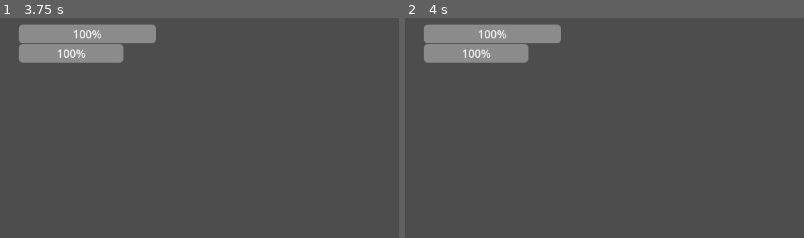
Above: before the commit, frames 1-2 (left to right).
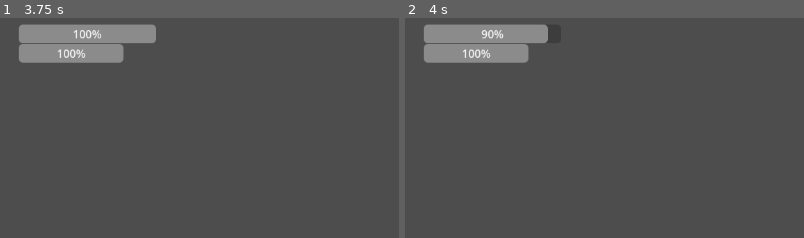
Above: after the commit, the same moments.

Repository: dsivodhamen-cmd/RunTheFade
Game: Godot game, scene res://scenes/game.tscn
Same seed, same stepped clock (60 frames per second), same inputs: the game is played once before the commit and once after it.
Inputs:
- Up to frame 1 (3.75 s): tap Enter at 0.5 s; hold D (p1_right) 0.53-2.03 s; tap X (p1_heavy_attack, bound only after the commit) at 0.6 s; tap W (p1_up) at 0.77, 1.52, 3.02 s; tap R (p1_heavy_attack, bound only before the commit) at 0.8, 1.35 s; tap C (p1_light_attack, bound only after the commit) at 1.55, 2.1 s; hold A (p1_left) 2.03-2.78 s; tap E (p1_light_attack, bound only before the commit) at 2.3, 2.85 s; hold D (p1_right) from 2.78 s (still down); tap K (p2_down) at 3.05 s; hold K (p2_down) from 3.53 s (still down)
- Up to frame 2 (4 s): keep holding D (p1_right); keep holding K (p2_down); tap W (p1_up) at 3.77 s; tap M (p2_heavy_attack, bound only after the commit) at 3.8 s
The pictures show only the part of the screen within x 0-50%, y 0-50%; the shares and areas given below are measured in that part.

Frame 1 is identical in both runs. In frame 2, 0.5% of the frame differs, in the area x 18-40%, y 2-12%.

Commit message:
Coded all different heavy and light attacks (no diffs between them rn)

Diff:
--- a/run-the-fade/project.godot
+++ b/run-the-fade/project.godot
@@ -59,22 +59,22 @@
 }
 p1_light_attack={
 "deadzone": 0.2,
-"events": [Object(InputEventKey,"resource_local_to_scene":fa …(141 unchanged characters)… ":false,"keycode":0,"physical_keycode":69,"key_label":0,"unicode":101,"location":0,"echo":false,"script":null)
+"events": [Object(InputEventKey,"resource_local_to_scene":fa …(141 unchanged characters)… ":false,"keycode":0,"physical_keycode":67,"key_label":0,"unicode":99,"location":0,"echo":false,"script":null)
 ]
 }
 p1_heavy_attack={
 "deadzone": 0.2,
-"events": [Object(InputEventKey,"resource_local_to_scene":fa …(141 unchanged characters)… ":false,"keycode":0,"physical_keycode":82,"key_label":0,"unicode":114,"location":0,"echo":false,"script":null)
+"events": [Object(InputEventKey,"resource_local_to_scene":fa …(141 unchanged characters)… ":false,"keycode":0,"physical_keycode":88,"key_label":0,"unicode":120,"location":0,"echo":false,"script":null)
 ]
 }
 p2_light_attack={
 "deadzone": 0.2,
-"events": [Object(InputEventKey,"resource_local_to_scene":fa …(141 unchanged characters)… ":false,"keycode":0,"physical_keycode":79,"key_label":0,"unicode":111,"location":0,"echo":false,"script":null)
+"events": [Object(InputEventKey,"resource_local_to_scene":fa …(141 unchanged characters)… ":false,"keycode":0,"physical_keycode":78,"key_label":0,"unicode":110,"location":0,"echo":false,"script":null)
 ]
 }
 p2_heavy_attack={
 "deadzone": 0.2,
-"events": [Object(InputEventKey,"resource_local_to_scene":fa …(140 unchanged characters)… d":false,"keycode":0,"physical_keycode":80,"key_label":0,"unicode":112,"location":0,"echo":false,"script":null)
+"events": [Object(InputEventKey,"resource_local_to_scene":fa …(140 unchanged characters)… d":false,"keycode":0,"physical_keycode":77,"key_label":0,"unicode":109,"location":0,"echo":false,"script":null)
 ]
 }
 
--- a/run-the-fade/scenes/player-1-body.tscn
+++ b/run-the-fade/scenes/player-1-body.tscn
@@ -26,7 +26,7 @@
 
 [node name="Area2D" type="Area2D" parent="." unique_id=1873214058]
 
-[node name="CollisionShape2D" type="CollisionShape2D" parent="Area2D" unique_id=123207722]
+[node name="CollisionShape2D" type="CollisionShape2D" parent="Area2D" unique_id=881710082]
 shape = SubResource("RectangleShape2D_xoiyv")
 
 [connection signal="body_entered" from="Area2D" to="." method="_on_area_2d_body_entered"]
--- a/run-the-fade/scripts/player_1.gd
+++ b/run-the-fade/scripts/player_1.gd
@@ -15,6 +15,8 @@
 
 @export var light_attack_damage: int = 10
 # exporting an variable storing the players light attack damage an an interger
+@export var heavy_attack_damage: int = 50
+# exporting an varabile storing the players heavy attack damage as an interger
 @export var p1_health_ui: ProgressBar
 # exporting the progress bar and making it an varaible for storing health
 @export var p1_posture_ui: ProgressBar
@@ -32,6 +34,8 @@
 # changes the max value of the Progress bar to the p1_posture ammount
 	p1_posture_ui.value = p1_posture
 # changes the value of the Progress bar to the p1_posture ammount
+	p1_hitbox.monitoring = true
+# makes p1_hitbox stay on all the time.
 
 func _physics_process(delta: float) -> void:
 	if is_on_floor():
@@ -67,28 +71,55 @@
 # Called every frame. 'delta' is the elapsed time since the previous frame.
 func _process(delta: float) -> void:
 	if Input.is_action_just_pressed("p1_light_attack"):
-		_light_attack()
-# if the player presses the attack button then it will attack
+		light_attack()
+# if the player presses the light attack button then they will light attack
+	elif Input.is_action_just_pressed("p1_heavy_attack"):
+		heavy_attack()
+# if the player presses the heavy attack button then they will heavy attack
 
 
-func _light_attack():
-	p1_hitbox.monitoring = true
-# makes the hitbox turn on when light attacking
+func light_attack():
+	if Input.is_action_pressed("p1_down"):
+# if the player is holding down when they attack then it will down light
+		print("Down L attack")
+
+	elif Input.is_action_pressed("p1_left") or Input.is_action_pressed("p1_right"):
+# if the play is holding right or left when they attack it will side light
+		print("Side L attack")
+
+	else:
+		print("Up L attack")
+# if the player is not holding anything when they attack then it will Up attack
 
 	for area in p1_hitbox.get_overlapping_areas():
+# a dictionary checking for all areas inside of p1_hitbox
 		if area.get_parent() != self:
 			area.get_parent().take_damage(light_attack_damage)
-# if the area overlaping the hitbox area isnt it self then it will deal damage to it.
+# if there is an area that isnt the p1_hitbox then it will take damage
 
-	await get_tree().create_timer(0.2).timeout
-# a timer putting the light attack on cooldown
 
-	p1_hitbox.monitoring = false
-# turns the hitbox back off
+func heavy_attack():
+	if Input.is_action_pressed("p1_down"):
+# if the player is holding down when they attack then it will down heavy
+		print("Down H attack")
+
+	elif Input.is_action_pressed("p1_left") or Input.is_action_pressed("p1_right"):
+# if the play is holding right or left when they attack it will side heavy
+		print("Side H attack")
+
+	else:
+		print("Up H attack")
+# if the player is not holding anything when they attack then it will Up heavy
+
+	for area in p1_hitbox.get_overlapping_areas():
+# a dictionary checking for all areas inside of p1_hitbox
+		if area.get_parent() != self:
+			area.get_parent().take_damage(heavy_attack_damage)
+# if there is an area that isnt the p1_hitbox then it will take damage
 
 
 func take_damage(amount):
 	if p1_health > 0:
 		p1_health -= amount
 		p1_health_ui.value = p1_health
-# if the player has health greater than 0 and takes damage it will take damage lowering the HP
+# if the player has health greater than 0 and takes damage it will take damage lowering the HPP
--- a/run-the-fade/scripts/player_2.gd
+++ b/run-the-fade/scripts/player_2.gd
@@ -15,6 +15,7 @@
 
 @export var light_attack_damage: int = 10
 # exporting an variable storing the players light attack damage an an interger
+@export var heavy_attack_damage: int = 50
 @export var p2_health_ui: ProgressBar
 # exporting the Progress bar and making it an varaible for storing health
 @export var p2_posture_ui: ProgressBar
@@ -32,6 +33,9 @@
 # makes the max value of the Progress bar to the p2_posture ammount
 	p2_posture_ui.value = p2_posture
 # makes the value of the Progress bar to the p2_posture ammount
+	p2_hitbox.monitoring = true
+# makes the p2_hitbox area always stay on
+
 
 func _physics_process(delta: float) -> void:
 	if is_on_floor():
@@ -67,27 +71,52 @@
 # Called every frame. 'delta' is the elapsed time since the previous frame.
 func _process(delta: float) -> void:
 	if Input.is_action_just_pressed("p2_light_attack"):
-		_light_attack()
-# if the player presses the attack button then it will attack
+		light_attack()
+# if the player presses the light attack button then it will light attack
+	if Input.is_action_just_pressed("p2_heavy_attack"):
+		heavy_attack()
+# if the player presses the heavy attack button then it will heavy attack
 
-func _light_attack():
-	p2_hitbox.monitoring = true
-# makes the hitbox turn on when light attacking
+func light_attack():
+	if Input.is_action_pressed("p2_down"):
+# if the player is holding down when they attack then it will down light
+		print("Down L attack")
+
+	elif Input.is_action_pressed("p2_left") or Input.is_action_pressed("p2_right"):
+# if the play is holding right or left when they attack it will side light
+		print("Side L attack")
+
+	else:
+		print("Up L attack")
+# if the player is not holding anything when they attack then it will Up attack
 
 	for area in p2_hitbox.get_overlapping_areas():
+# a dictionary checking for all areas inside of p2_hitbox
 		if area.get_parent() != self:
 			area.get_parent().take_damage(light_attack_damage)
-# if the area overlaping the hitbox area isnt it self then it will deal damage to it.
+# if there is an area that isnt the p2_hitbox then it will take damage
 
-	await get_tree().create_timer(0.2).timeout
-# a timer putting the light attack on cooldown
+func heavy_attack():
+	if Input.is_action_pressed("p2_down"):
+# if the player is holding down when they attack then it will down heavy
+		print("Down H attack")
 
-	p2_hitbox.monitoring = false
-# turns the hitbox back off
+	elif Input.is_action_pressed("p2_left") or Input.is_action_pressed("p2_right"):
+# if the play is holding right or left when they attack it will side heavy
+		print("Side H attack")
 
+	else:
+		print("Up H attack")
+# if the player is not holding anything when they attack then it will Up heavy
+
+	for area in p2_hitbox.get_overlapping_areas():
+# a dictionary checking for all areas inside of p1_hitbox
+		if area.get_parent() != self:
+			area.get_parent().take_damage(heavy_attack_damage)
+# if there is an area that isnt the p1_hitbox then it will take damage
 
 func take_damage(amount):
 	if p2_health > 0:
 		p2_health -= amount
 		p2_health_ui.value = p2_health
-# if the player has health greater than 0 and takes damage it will take damage lowering the HP
+# if the player has health greater than 0 and takes damage it will take damage lowering the HPP
